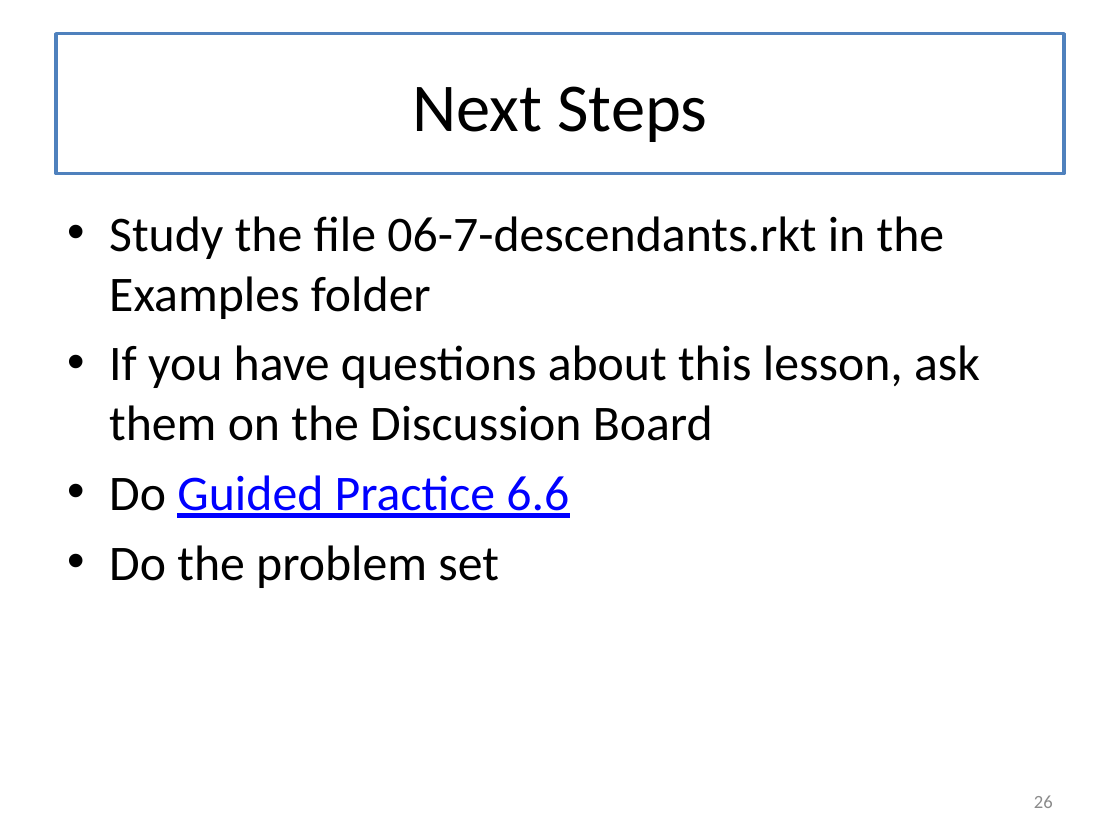
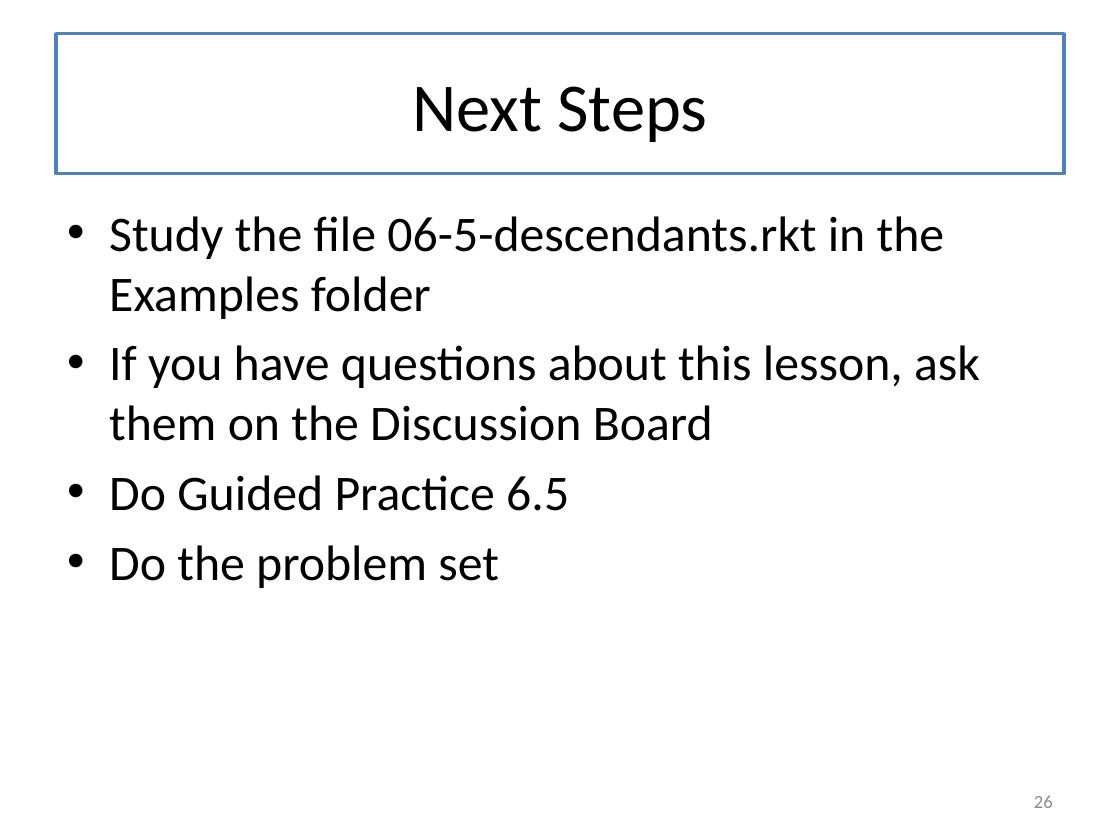
Before and after one commit to mwand/cs5010f16, a slide deck: slide 26 of Slides/Lesson 6.5 Multi-Way Trees.pptx. Drawn at 1120x840 pixels with LibreOffice and Linux fonts; fonts in the diff are those of the drawing. Boxes give left, top, right and bottom in pixels: in the first picture for what was removed or moved away, otherwise in the second. Text is boxed around its words. In the diff, an @@ line names an element or a change of style, - is before the commit and + after.

```diff
--- a/Slides/Lesson 6.5 Multi-Way Trees.pptx
+++ b/Slides/Lesson 6.5 Multi-Way Trees.pptx
@@ text at [109, 216, 945, 319]: text changed @@
-• Study the file 06-7-descendants.rkt in the Examples folder
+• Study the file 06-5-descendants.rkt in the Examples folder
@@ text at [109, 475, 569, 511]: text changed; text colour #0000FF to #000000 @@
-• Do Guided Practice 6.6
+• Do Guided Practice 6.5
```
Also in this commit, not shown: 49 other files.
